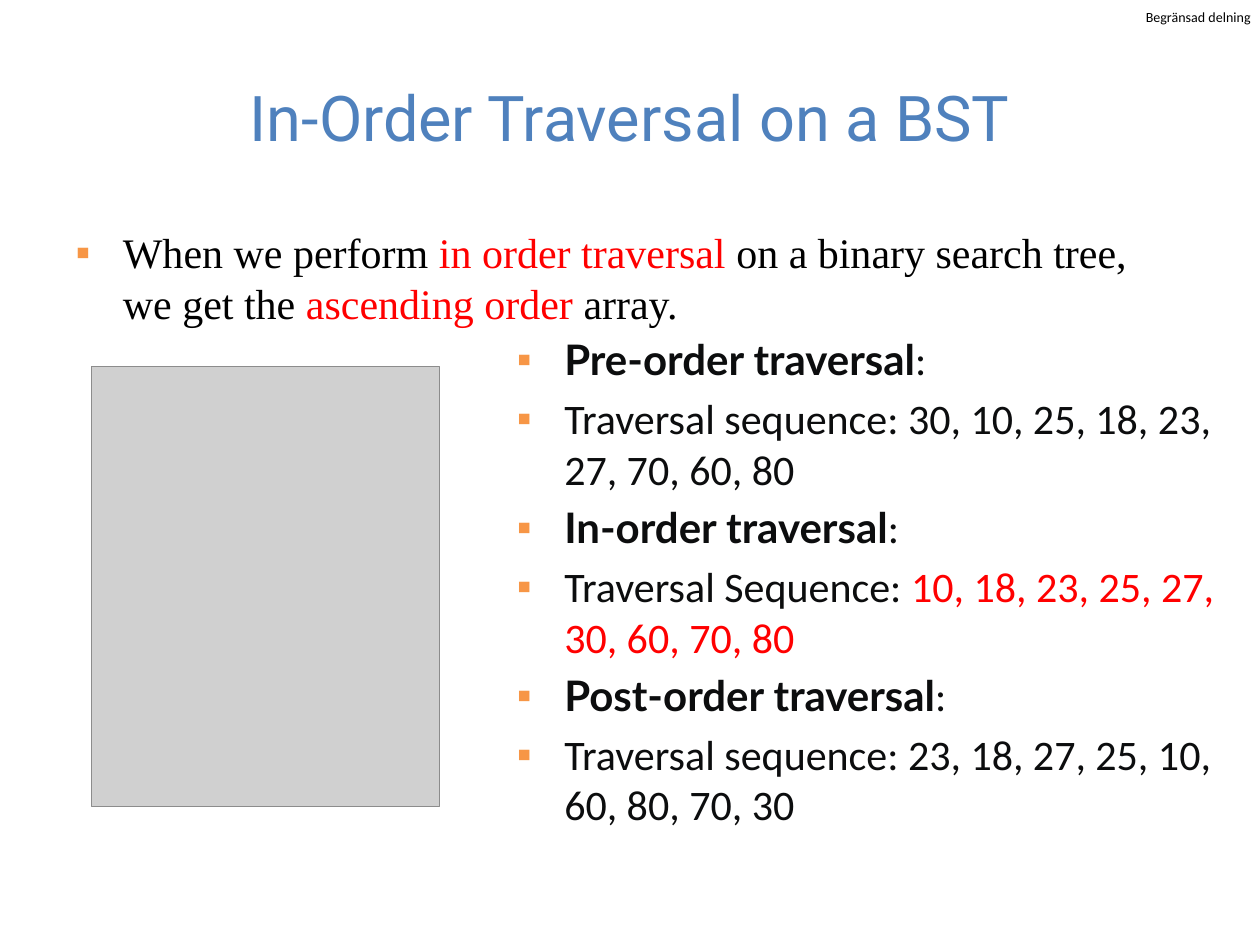
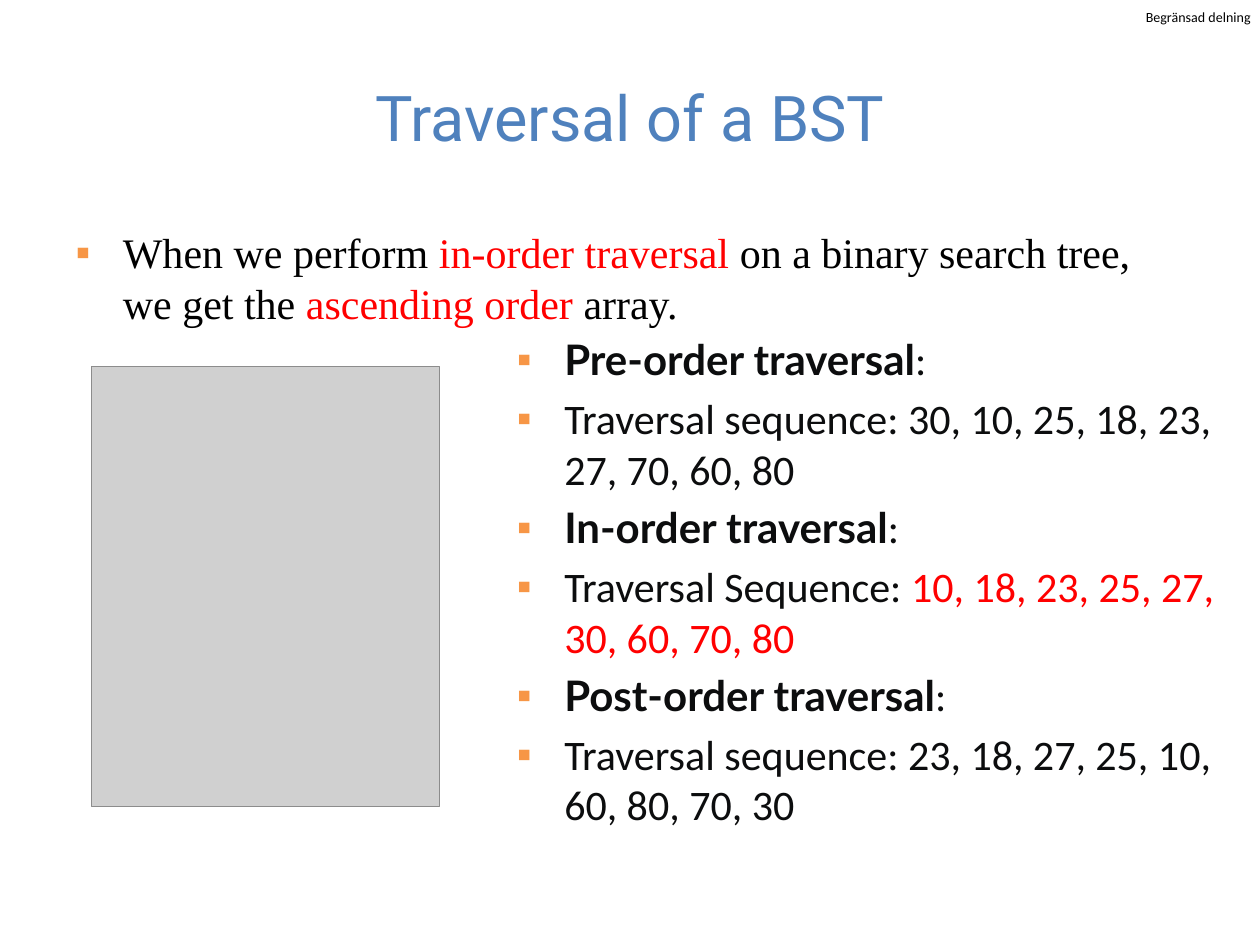
Before and after one commit to guhofstra/CSC111Fa25, a slide deck: slide 41 of PPTs/Lecture 8-binary search tree and trie.pptx (slide 39 before the commit). Drawn at 1260x945 pixels with LibreOffice and Linux fonts; fonts in the diff are those of the drawing; grey boxes stand for pictures. Boxes give left, top, right and bottom in pixels: in the first picture for what was removed or moved away, otherwise in the second. Text is boxed around its words. In the diff, an @@ line names an element or a change of style, - is before the commit and + after.

```diff
--- a/PPTs/Lecture 8-binary search tree and trie.pptx
+++ b/PPTs/Lecture 8-binary search tree and trie.pptx
@@ title at (375, 93, 884, 142): text changed @@
-In-Order Traversal on a BST
+Traversal of a BST
@@ text at (123, 238, 1130, 328): text changed @@
-▪ When we perform in order traversal on a binary search tree, we get the ascending order array.
+▪ When we perform in-order traversal on a binary search tree, we get the ascending order array.
```
Also in this commit, not shown: 2 other slides changed, 4 slides added, 1 slide removed, 7 other files.
